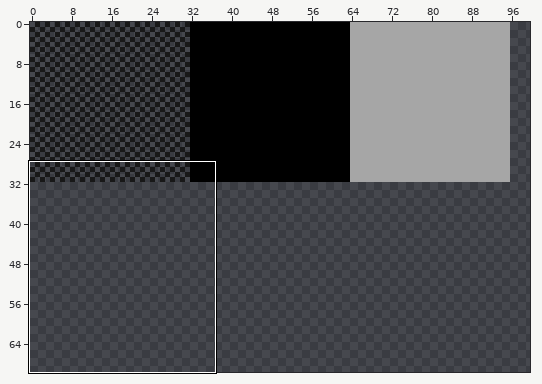
One commit to this sprite sheet: assets/graphics/tileset.png. The first picture is a wide view before the edit; the outline marks the close-up.
Close-up. Earlier state:
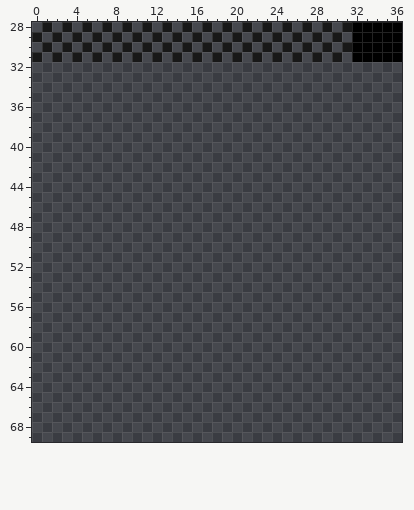
The file is 256x256 pixels. Pixels under 10% opacity are left out. Shown: x 0..36, y 28..69. The wide view leaves out empty margins.
The same view after the edit:
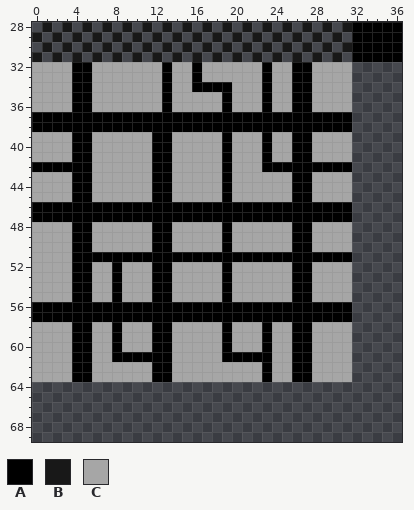
Palette (. is transparent): A #000000  B #181818  C #a6a6a6
The exact change:
y 32..33: x 0..31 ................................ -> CCCCAACCCCCCCACCACCCCCCACCAACCCC
y 34: x 0..31 ................................ -> CCCCAACCCCCCCACCAAAACCCACCAACCCC
y 35..36: x 0..31 ................................ -> CCCCAACCCCCCCACCCCCACCCACCAACCCC
y 37..38: x 0..31 ................................ -> AAAAAAAAAAAAAAAAAAAAAAAAAAAAAAAA
y 39..41: x 0..31 ................................ -> CCCCAACCCCCCAACCCCCACCCACCAACCCC
y 42: x 0..31 ................................ -> AAAAAACCCCCCAACCCCCACCCAAAAAAAAA
y 43..45: x 0..31 ................................ -> CCCCAACCCCCCAACCCCCACCCCCCAACCCC
y 46..47: x 0..31 ................................ -> AAAAAAAAAAAAAAAAAAAAAAAAAAAAAAAA
y 48..50: x 0..31 ................................ -> CCCCAACCCCCCAACCCCCACCCCCCAACCCC
y 51: x 0..31 ................................ -> CCCCAAAAAAAAAAAAAAAAAAAAAAAAAAAA
y 52..55: x 0..31 ................................ -> CCCCAACCACCCAACCCCCACCCCCCAACCCC
y 56..57: x 0..31 ................................ -> AAAAAAAAAAAAAAAAAAAAAAAAAAAAAAAA
y 58..60: x 0..31 ................................ -> CCCCAACCACCCAACCCCCACCCACCAACCCC
y 61: x 0..31 ................................ -> CCCCAACCAAAAAACCCCCAAAAACCAACCCC
y 62..63: x 0..31 ................................ -> CCCCAACCCCCCAACCCCCCCCCACCAACCCC
